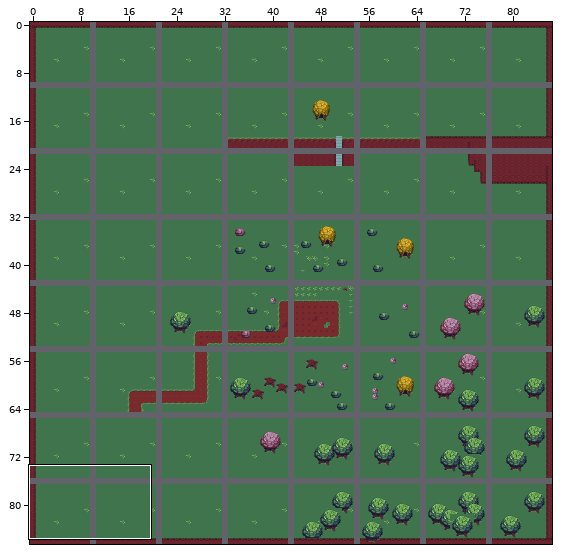
Two states of a Tiled map, assets/data/world.tmx. Above, an overview of the earlier version with the close-up marked.
Close-up. Before the commit:
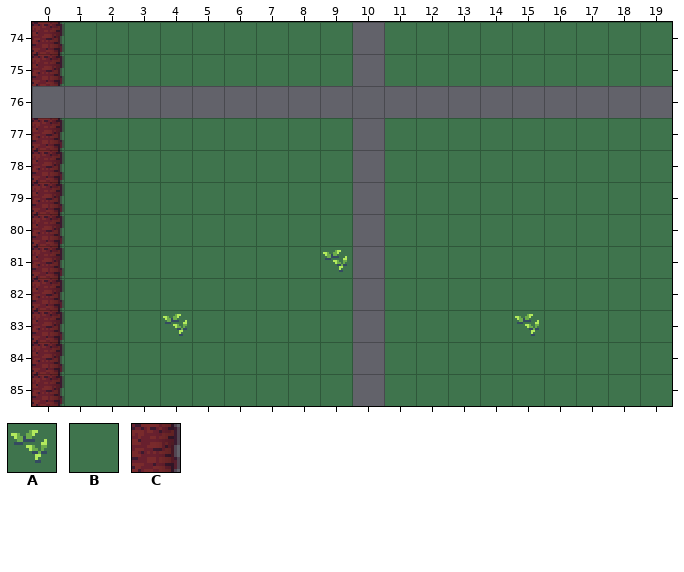
Cells are 16x16 px. Shown: x 0..19, y 74..85. The commit also changed other parts of the map, which this record leaves out.
Key: from "tiles": A 102, B 150, C 506.
_ is an empty cell.
Layer "background" before, first column x 0:
74 BBBBBBBBBB_BBBBBBBBB
75 BBBBBBBBBB_BBBBBBBBB
76 ____________________
77 BBBBBBBBBB_BBBBBBBBB
78 BBBBBBBBBB_BBBBBBBBB
79 BBBBBBBBBB_BBBBBBBBB
80 BBBBBBBBBB_BBBBBBBBB
81 BBBBBBBBBA_BBBBBBBBB
82 BBBBBBBBBB_BBBBBBBBB
83 BBBBABBBBB_BBBBABBBB
84 BBBBBBBBBB_BBBBBBBBB
85 BBBBBBBBBB_BBBBBBBBB
Layer "foreground" before, first column x 0:
74 C___________________
75 C___________________
76 ____________________
77 C___________________
78 C___________________
79 C___________________
80 C___________________
81 C___________________
82 C___________________
83 C___________________
84 C___________________
85 C___________________
After the commit:
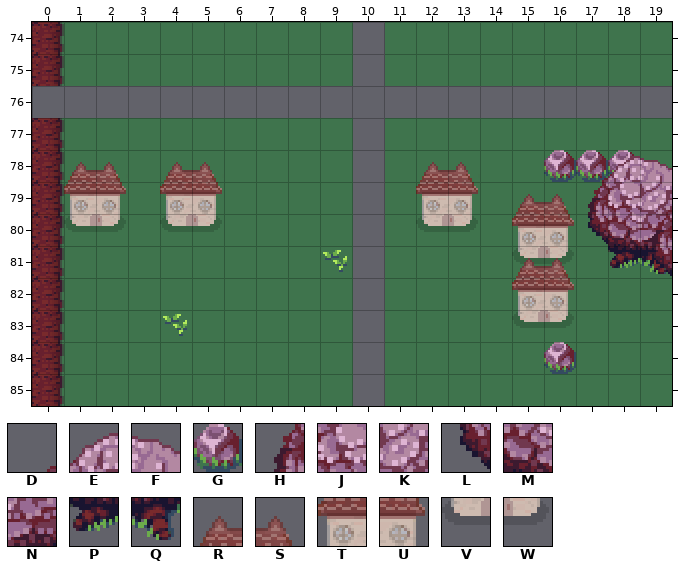
Further tiles: from "tiles": D 163, E 164, F 165, G 167, H 187, J 188, K 189, L 211, M 212, N 213, P 236, Q 237, R 301, S 302, T 325, U 326, V 349, W 350.
Difference:
Layer "background":
The author changed tile A to tile B in row 83 at x 15.
Layer "foreground":
Tile F now appears in row 78 at x 19.
Tile G now appears in row 78 at x 16 to 18.
Tile K now appears in row 79 at x 19.
Tile N now appears in row 80 at x 19.
Tile Q now appears in row 81 at x 19.
Tile R now appears in row 78 at x 1, 4 and 12; in row 79 at x 15.
Tile S now appears in row 78 at x 2, 5 and 13; in row 79 at x 16.
Tile T now appears in row 79 at x 1, 4 and 12; in row 80 at x 15.
Tile U now appears in row 79 at x 2, 5 and 13; in row 80 at x 16.
Tile V now appears in row 80 at x 1, 4 and 12; in row 81 at x 15; in row 83 at x 15.
Tile W now appears in row 80 at x 2, 5 and 13; in row 81 at x 16; in row 83 at x 16.
Layer "foreground2":
Tile D now appears in row 78 at x 17; in row 79 at x 19.
Tile E now appears in row 78 at x 18.
Tile F now appears in row 78 at x 19.
Tile G now appears in row 84 at x 16.
Tile H now appears in row 79 at x 17; in row 80 at x 19.
Tile J now appears in row 79 at x 18.
Tile L now appears in row 80 at x 17; in row 81 at x 19.
Tile M now appears in row 80 at x 18.
Tile P now appears in row 81 at x 18.
Tile R now appears in row 81 at x 15.
Tile S now appears in row 81 at x 16.
Tile T now appears in row 82 at x 15.
Tile U now appears in row 82 at x 16.
Boxes around the changes in both close-ups, in picture pixels (x1, y1, x2, y2):
added: (64, 162, 126, 232)
added: (160, 162, 222, 232)
added: (416, 162, 478, 232)
changed: (512, 150, 672, 374)
